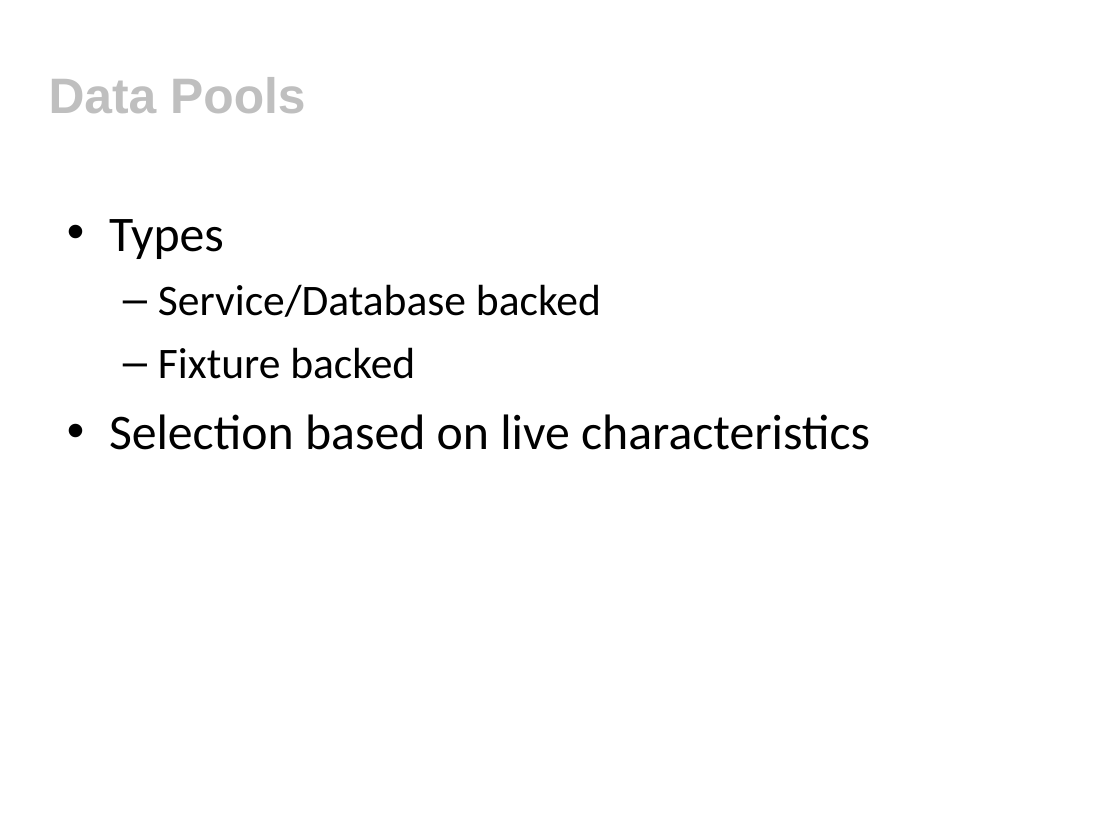
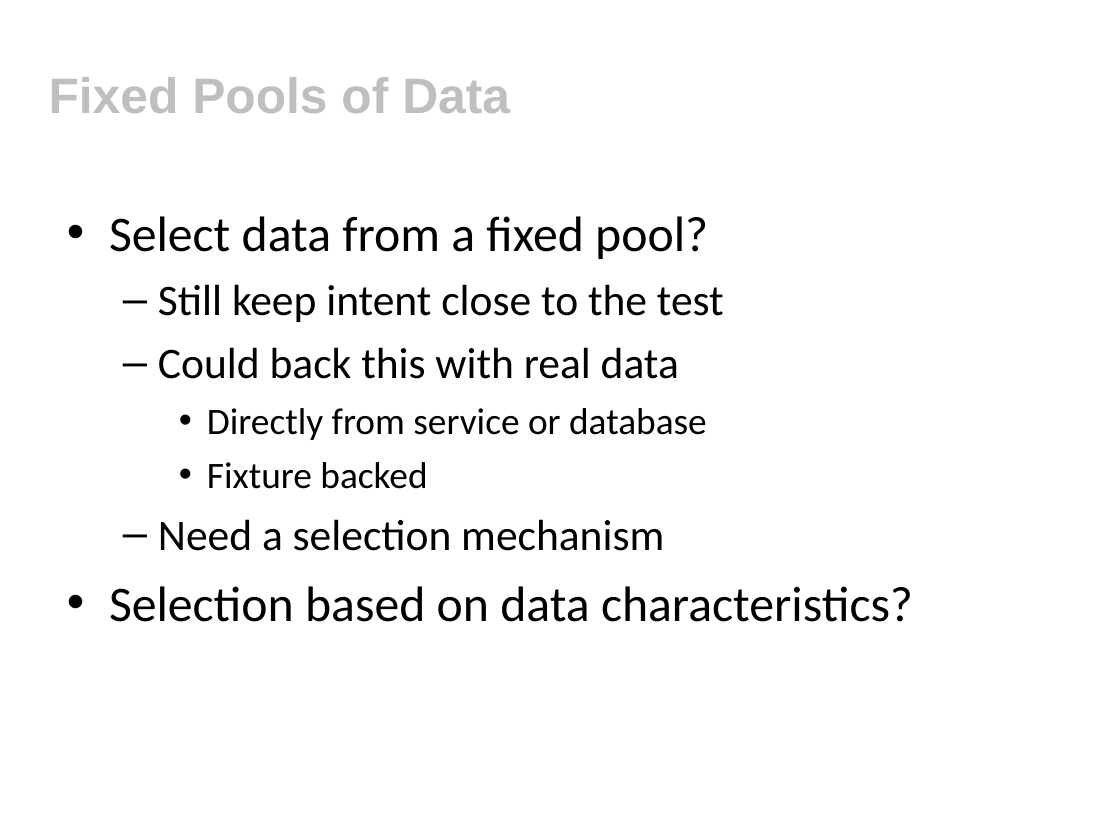
Before and after one commit to tobyclemson/test-data-generation-and-verification-presentation, a slide deck: slide 27 of test-data-generation-and-verification.ppt (slide 17 before the commit). Drawn at 1120x840 pixels with LibreOffice and Linux fonts; fonts in the diff are those of the drawing; background and template pictures are left out. Boxes give left, top, right and bottom in pixels: in the first picture for what was removed or moved away, otherwise in the second. Text is boxed around its words. In the diff, an @@ line names an element or a change of style, - is before the commit and + after.

Commit message:
Final presentation.

```diff
--- a/test-data-generation-and-verification.ppt
+++ b/test-data-generation-and-verification.ppt
@@ title at (x1=49, y1=77, x2=510, y2=113): text changed @@
-Data Pools
+Fixed Pools of Data
@@ text at (x1=109, y1=216, x2=724, y2=440): text changed @@
-• Types
-  – Service/Database backed
+• Select data from a fixed pool?
+  – Still keep intent close to the test
+  – Could back this with real data
+    • Directly from service or database
@@ text at (x1=207, y1=462, x2=427, y2=489): size 28 to 24 pt in "Fixture backed"; bullet – to •; list level 2 to 3 in "Fixture backed" @@
@@ text at (x1=109, y1=519, x2=913, y2=622): text changed @@
-• Selection based on live characteristics
+  – Need a selection mechanism
+• Selection based on data characteristics?
```
Also in this commit, not shown: 3 other slides changed, 13 slides added, 1 other file.
